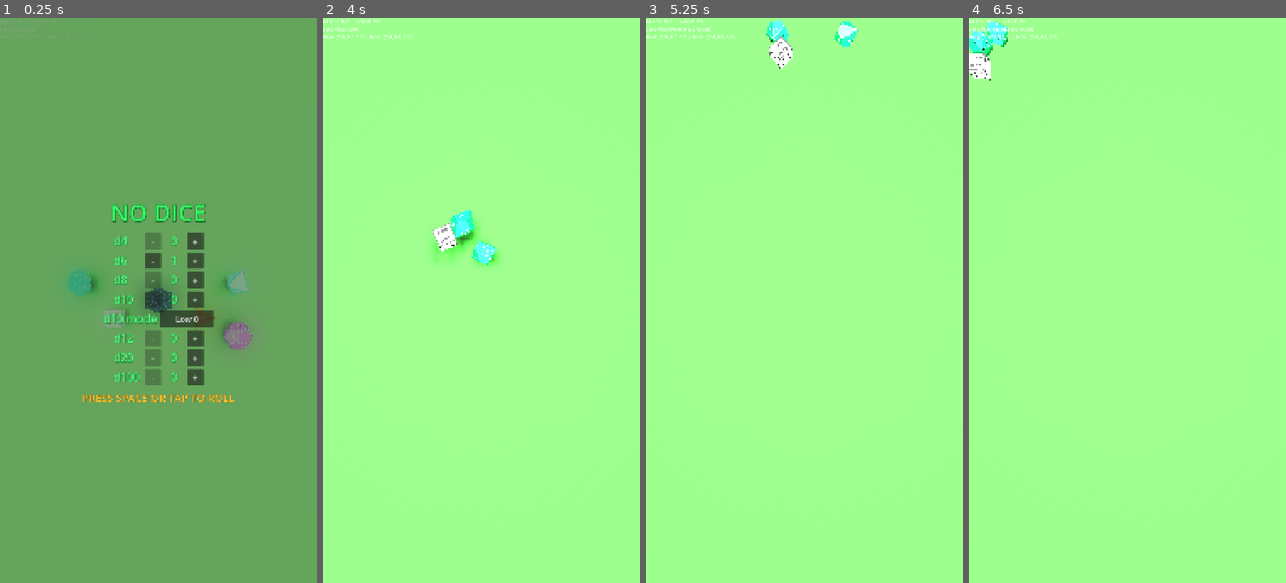
Above: before the commit, frames 1-4 (left to right).
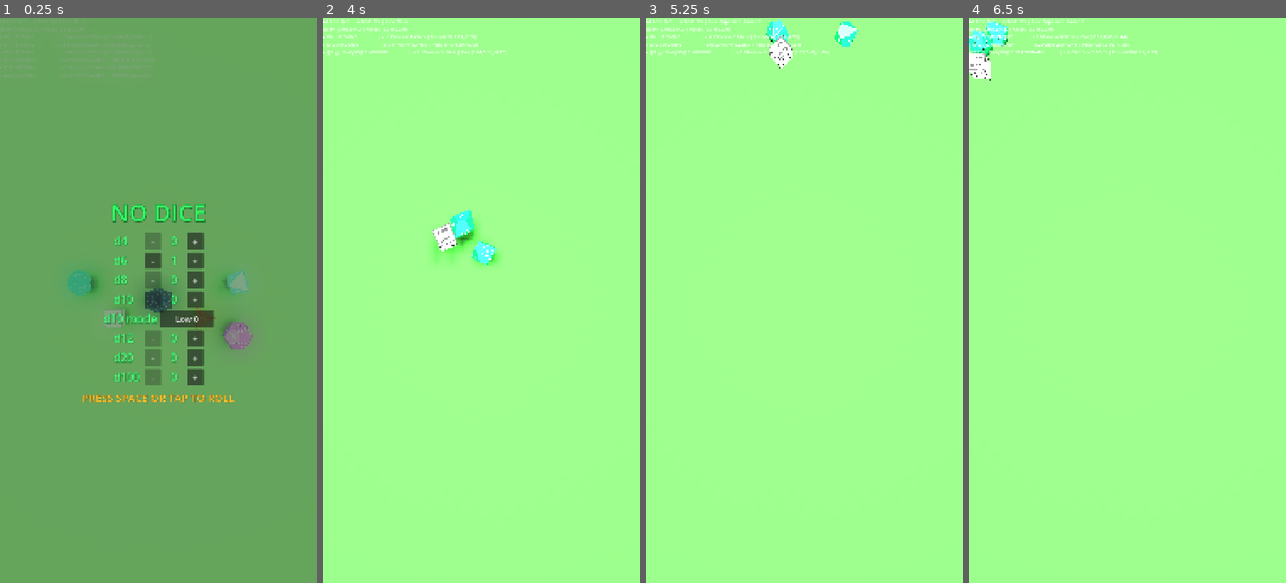
Above: after the commit, the same moments.

Repository: MatthieuLJ/no_dice
Game: Godot game, scene res://die.tscn
Same seed, same stepped clock (60 frames per second), same inputs: the game is played once before the commit and once after it.
Inputs (mouse positions are in pixels of both pictures, inside the frame that each line leads up to):
- Up to frame 1 (0.25 s): no input
- Up to frame 2 (4 s): click "+" at 0.5 s; click "-" at 1.25 s; click "Low 0" at 2 s; click "High 10" at 2.75 s; tap Space at 3.5, 3.77 s; move the mouse to (465, 413) at 3.52 s; hold Up (ui_up) from 3.53 s (still down); tap Enter at 3.6 s; click (465, 413) at 3.67 s
- Up to frame 3 (5.25 s): release Up (ui_up) at 4.25 s; drag from (899, 385) to (788, 413) at 4.27 s; move the mouse to (709, 215) at 5.02 s; hold Left (ui_left) from 5.03 s (still down); tap R at 5.1 s
- Up to frame 4 (6.5 s): release Left (ui_left) at 5.75 s; drag from (1143, 300) to (1032, 215) at 5.77 s

The runs differ from the first frame. In frame 1, less than 0.1% of the frame differs, in the area x 0-44%, y 3-11%; in frame 2, 0.6%; in frame 3, 0.6%; in frame 4, 0.7%, in the area x 0-60%, y 0-7%.

Commit message:
feat(debug): Add per-die physics telemetry overlay and Android Logcat stream tags

Diff:
--- a/debug_label.gd
+++ b/debug_label.gd
@@ -11,6 +11,7 @@
 	var dice_count: int = 0
 	var locked_count: int = 0
 	var last_pick: String = "None"
+	var die_lines: Array[String] = []
 
 	var tree = get_tree()
 	if tree and tree.current_scene:
@@ -22,11 +23,36 @@
 			var body = d as RigidBody3D
 			if body and is_instance_valid(body) and body.visible and body.process_mode != PROCESS_MODE_DISABLED:
 				dice_count += 1
-				if body.get_meta("is_user_locked", false):
+				var is_locked = bool(body.get_meta("is_user_locked", false))
+				if is_locked:
 					locked_count += 1
-				if not body.sleeping and (body.linear_velocity.length() > 0.03 or body.angular_velocity.length() > 0.03):
+
+				var lin_speed = body.linear_velocity.length()
+				var ang_speed = body.angular_velocity.length()
+				var is_sleeping = body.sleeping
+				var is_frozen = body.freeze
+
+				if not is_sleeping and (lin_speed > 0.03 or ang_speed > 0.03):
 					all_at_rest = false
+
+				var status = "MOVING" if lin_speed >= 0.05 else "STATIONARY"
+				if is_sleeping:
+					status += " (SLEEPING)"
+				if is_frozen:
+					status += " (FROZEN)"
+				if is_locked:
+					status += " [LOCKED]"
+
+				var pos = body.position
+				die_lines.append("▸ %-4s: %-22s | v:%.2fm/s w:%.2fr/s | Pos:(%.2f,%.2f,%.2f)" % [
+					body.name, status, lin_speed, ang_speed, pos.x, pos.y, pos.z
+				])
 
 	var rest_str: String = "YES" if (all_at_rest and dice_count > 0) else ("NO" if dice_count > 0 else "N/A")
 
-	text = "At Rest: %s | Locked: %d/%d\nLast Pick: %s\nGrav: %s | Accel: %s" % [rest_str, locked_count, dice_count, last_pick, grav, accel]
+	var header = "At Rest: %s | Locked: %d/%d | Pick: %s\nGrav: (%.1f,%.1f,%.1f) | Accel: (%.1f,%.1f,%.1f)" % [
+		rest_str, locked_count, dice_count, last_pick,
+		grav.x, grav.y, grav.z, accel.x, accel.y, accel.z
+	]
+
+	text = header + "\n" + "\n".join(die_lines)
--- a/world_physics.gd
+++ b/world_physics.gd
@@ -19,6 +19,7 @@
 var shake_cooldown: float = 0.0
 var roll_grace_timer: float = 0.0
 var at_rest_settle_timer: float = 0.0
+var _logcat_timer: float = 0.0
 var dice: Array[RigidBody3D] = []
 var has_shown_result_for_current_roll: bool = false
 var has_left_rest: bool = false
@@ -320,6 +321,15 @@
 		var desktop_tilt = Vector2(simulated_gravity.x, simulated_gravity.z).length()
 		is_device_tilted = (desktop_tilt > 1.5)
 
+	_logcat_timer += delta
+	if _logcat_timer >= 1.0:
+		_logcat_timer = 0.0
+		print("[NODICE_LOGCAT] Accel raw=(%.2f,%.2f,%.2f) world=(%.2f,%.2f,%.2f) Tilted:%s" % [
+			raw_accel.x, raw_accel.y, raw_accel.z,
+			filtered_accel.x, filtered_accel.y, filtered_accel.z,
+			str(is_device_tilted)
+		])
+
 	# 2. Contain dice, handle dynamic tilt-sleeping & damp micro-wobbles
 	for d in dice:
 		if is_instance_valid(d) and d.visible:
